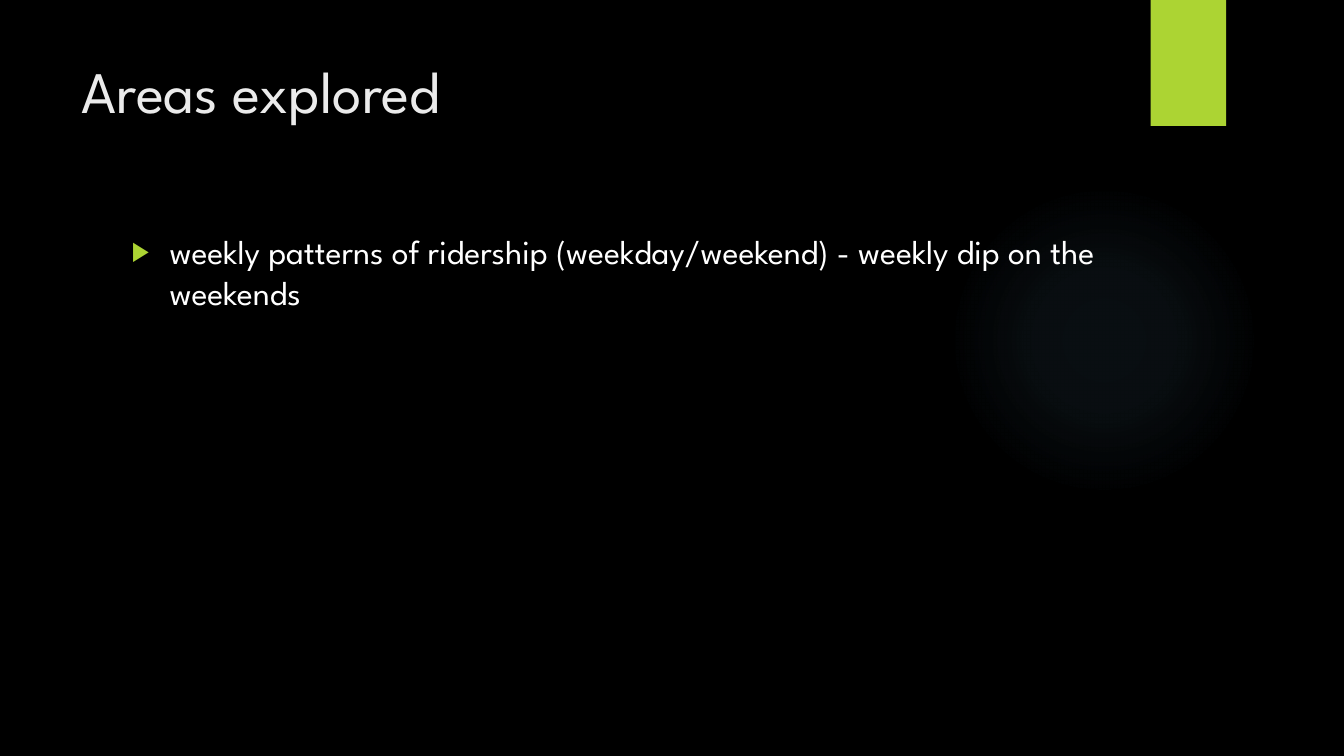
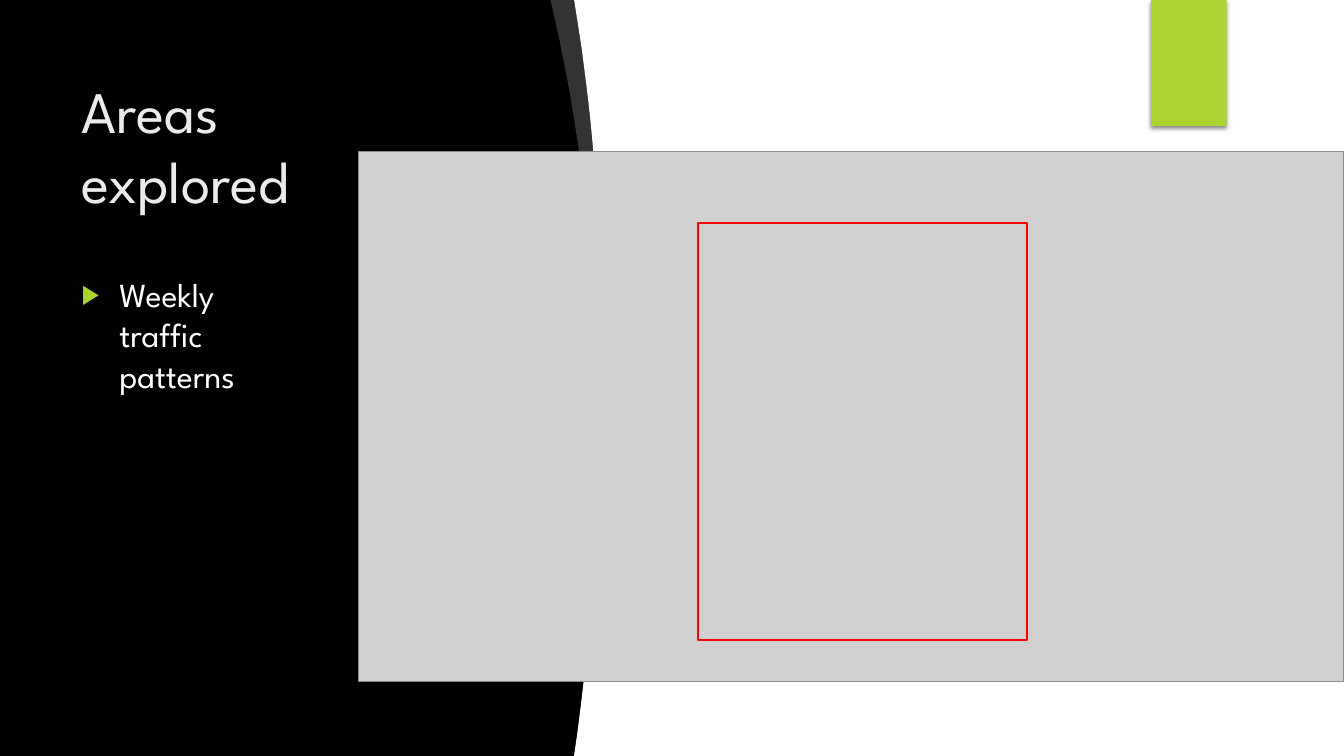
Before and after one commit to JNYH/projectbenson, a slide deck: slide 6 of OptimizeStreetTeamDeployment.pptx (slide 5 before the commit). Drawn at 1344x756 pixels with LibreOffice and Linux fonts; fonts in the diff are those of the drawing; grey boxes stand for pictures; background and template pictures are left out. Boxes give left, top, right and bottom in pixels: in the first picture for what was removed or moved away, otherwise in the second. Text is boxed around its words. In the diff, an @@ line names an element or a change of style, - is before the commit and + after.

```diff
--- a/OptimizeStreetTeamDeployment.pptx
+++ b/OptimizeStreetTeamDeployment.pptx
@@ freeform shape added at (551,0,612,409), fill #FFFFFF at 20% opacity @@
@@ freeform shape added at (574,0,722,756), fill #FFFFFF @@
@@ rectangle added at (671,0,1344,756), fill #FFFFFF @@
@@ rectangle added at (1151,0,1227,126), fill #ACD433 @@
@@ title "Areas explored" rewrapped from (81,72,440,126) to (82,94,289,216) @@
@@ picture added at (359,151,1344,682) @@
@@ ellipse removed at (949,185,1259,495) @@
@@ rectangle added at (699,223,1028,640), outline #FF0000 1.5 pt @@
@@ text at (119,284,234,395): text changed @@
-▶ weekly patterns of ridership (weekday/weekend) - weekly dip on the weekends
+▶ Weekly traffic patterns
```
Also in this commit, not shown: 8 other slides changed, 2 slides added, 1 slide removed.
